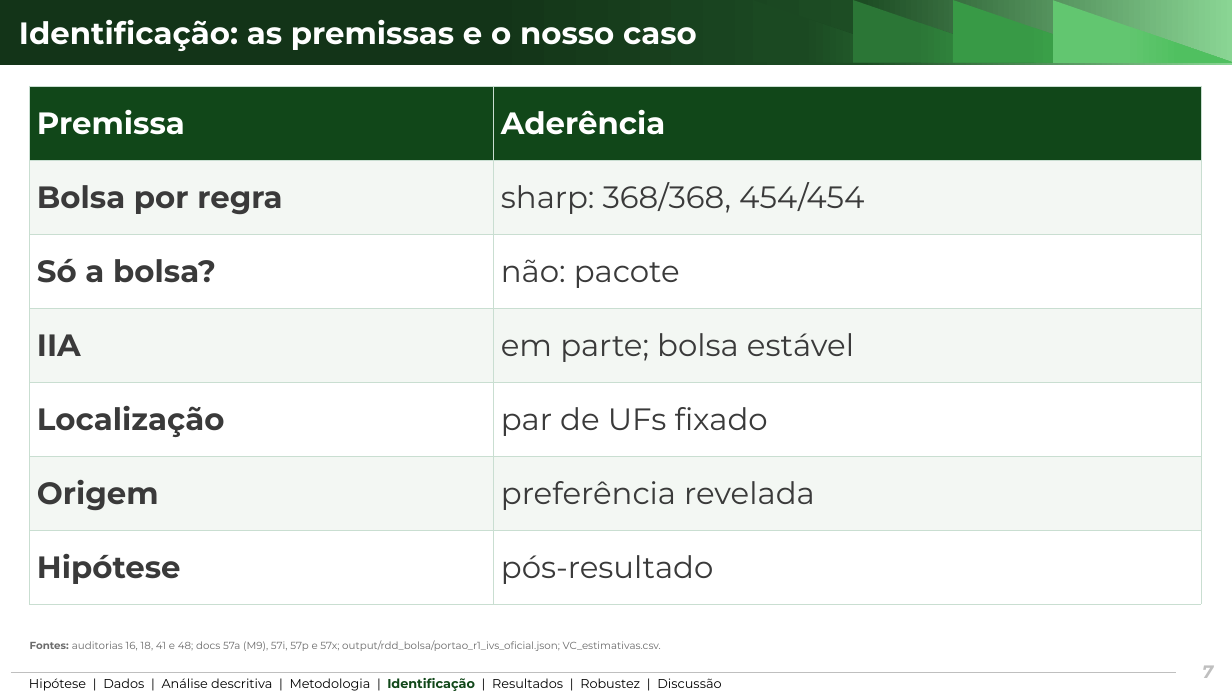
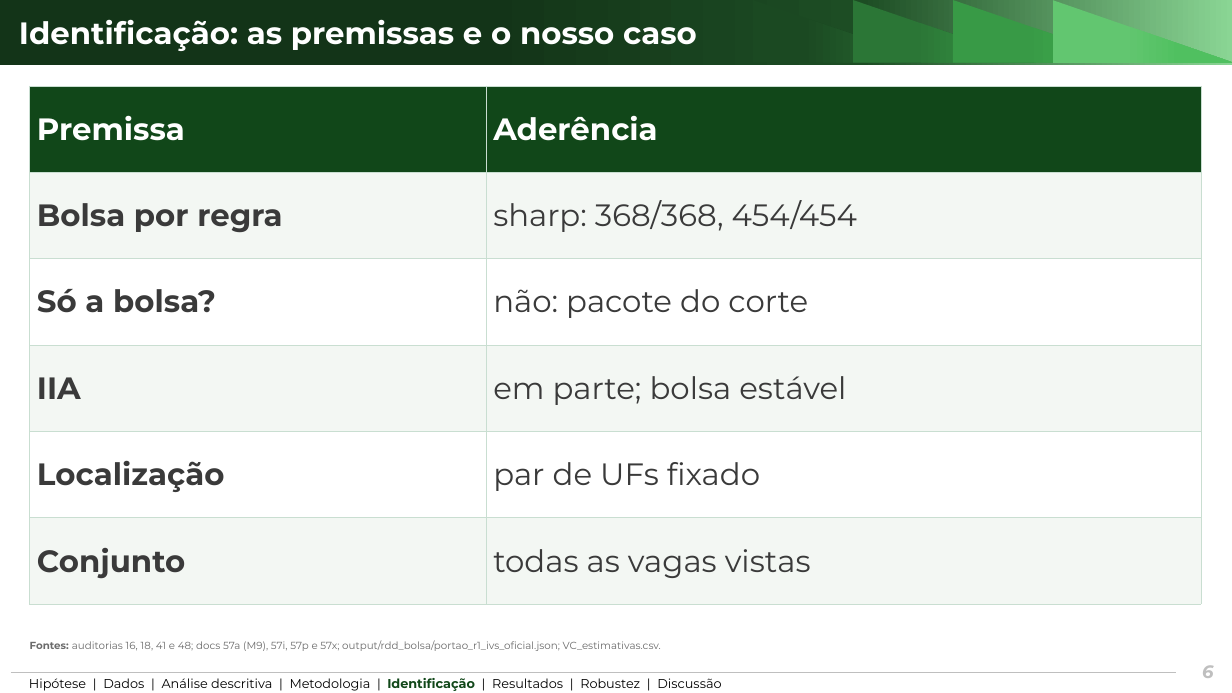
Before and after one commit to ka1victor/impact-eval-health-econ-pmme, a slide deck: slide 6 of output/apresentacao_banca2/deck_banca2_curto.pptx (slide 7 before the commit). Drawn at 1232x693 pixels with LibreOffice and Linux fonts; fonts in the diff are those of the drawing; background and template pictures are left out. Boxes give left, top, right and bottom in pixels: in the first picture for what was removed or moved away, otherwise in the second. Text is boxed around its words. In the diff, an @@ line names an element or a change of style, - is before the commit and + after.

```diff
--- a/output/apresentacao_banca2/deck_banca2_curto.pptx
+++ b/output/apresentacao_banca2/deck_banca2_curto.pptx
@@ table at (30, 86, 1202, 604) @@
-row 3, column 2: não: pacote
+row 3, column 2: não: pacote do corte
-row 6: Origem | preferência revelada
-row 7: Hipótese | pós-resultado
+row 6: Conjunto | todas as vagas vistas
@@ page number at (1202, 665, 1213, 678): text changed @@
-7
+6
```
Also in this commit, not shown: 8 other slides changed, 1 slide added, 1 slide removed, 30 other files.
